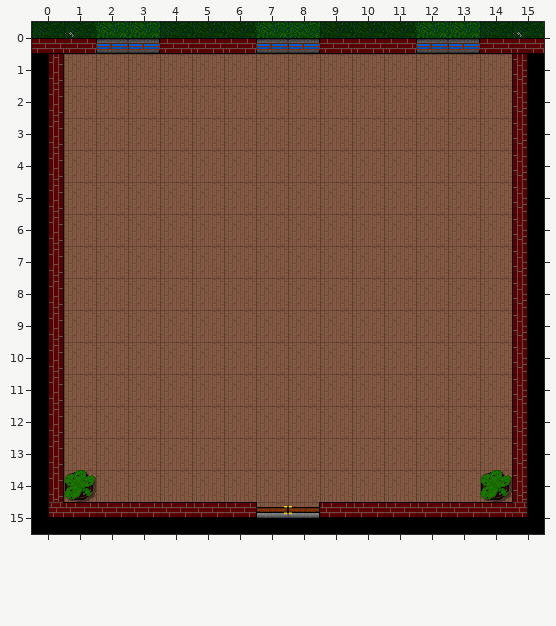
Level history. Tiled map (JSON): assets/maps/dining_room.json. Above is the file before it was changed.
Cells are 32x32 px. Shown: x 0..15, y 0..15.
The result:
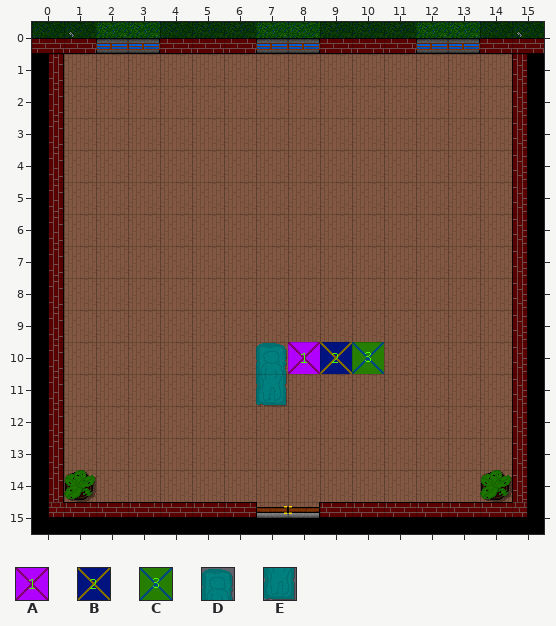
Key: from "tileset": A 7, B 8, C 9, D 163, E 173.
_ is an empty cell.
Tiles of an added or newly shown layer are drawn over the layers below it.
Message: Maps: Add optional "death" scenes that are enabled/hidden selectively for the actual murder room
Changes in this commit:
Changed rows in their new state; . is an unchanged cell.
Layer "Death scene" (added):
first column x 7:
10 DABC
11 E...
